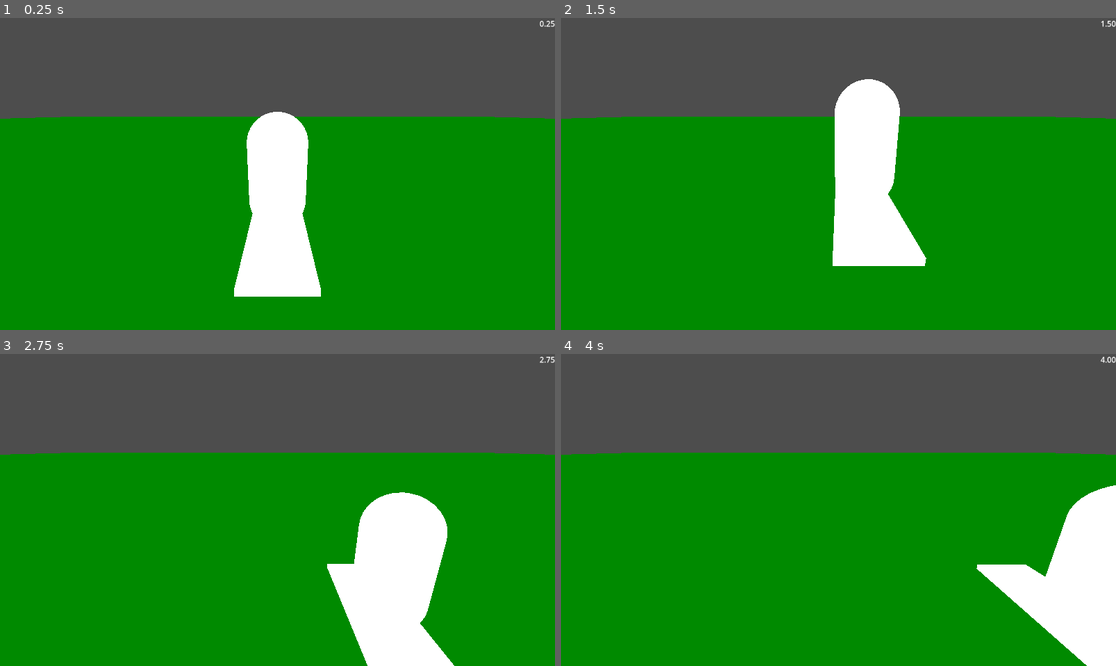
Above: before the commit, frames 1-4 (two rows, left to right).
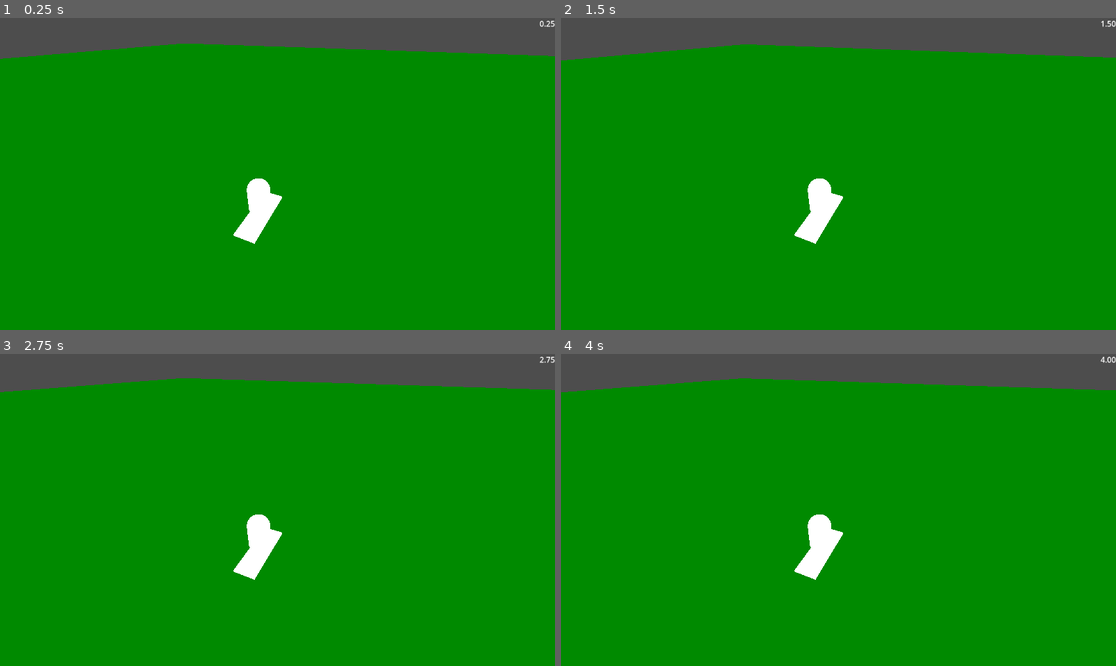
Above: after the commit, the same moments.

Repository: Steffo99/cinnos
Game: Godot game, scene res://Root.tscn
Same seed, same stepped clock (60 frames per second), same inputs: the game is played once before the commit and once after it.
Inputs:
- Up to frame 1 (0.25 s): no input
- Up to frame 2 (1.5 s): hold D (move_right) 0.53-1.28 s; tap Space (jump) at 0.77 s; hold S (move_down) from 1.28 s (still down)
- Up to frame 3 (2.75 s): tap Space (jump) at 1.52 s; release S (move_down) at 2.03 s; hold D (move_right) from 2.03 s (still down)
- Up to frame 4 (4 s): release D (move_right) at 2.78 s; hold W (move_up) 2.78-3.53 s; tap Space (jump) at 3.02, 3.77 s; hold A (move_left) from 3.53 s (still down)

The runs differ from the first frame. In frame 1, 27% of the frame differs, in the area x 0-100%, y 8-90%; in frame 2, 28%; in frame 3, 31%, in the area x 0-100%, y 7-100%; in frame 4, 30%.

Commit message:
Edit camera prospective

Diff:
--- a/Root.tscn
+++ b/Root.tscn
@@ -33,6 +33,9 @@
 transform = Transform3D(1, 0, 0, 0, 1, 0, 0, 0, 1, 0, 0.927202, 0)
 script = ExtResource("1_wt4gx")
 
+[node name="Camera3D" type="Camera3D" parent="Player"]
+transform = Transform3D(0.919211, -0.23121, 0.318736, -4.92044e-09, 0.809458, 0.587178, -0.393765, -0.53974, 0.744063, 3.36228, 7.21007, 5.78625)
+
 [node name="Man" type="CollisionShape3D" parent="Player"]
 transform = Transform3D(1, 0, 0, 0, 1, 0, 0, 0, 1, 0, 1.05, 0)
 shape = SubResource("CapsuleShape3D_castg")
@@ -58,9 +61,6 @@
 transform = Transform3D(1, 0, 0, 0, 1, 0, 0, 0, 1, 0, -2, 0)
 shape = SubResource("BoxShape3D_2bm1d")
 
-[node name="Camera3D" type="Camera3D" parent="."]
-transform = Transform3D(1, 0, 0, 0, 0.955149, 0.296125, 0, -0.296125, 0.955149, 0, 2.66196, 3.33182)
-
 [node name="Control" type="Control" parent="."]
 layout_mode = 3
 anchors_preset = 1
